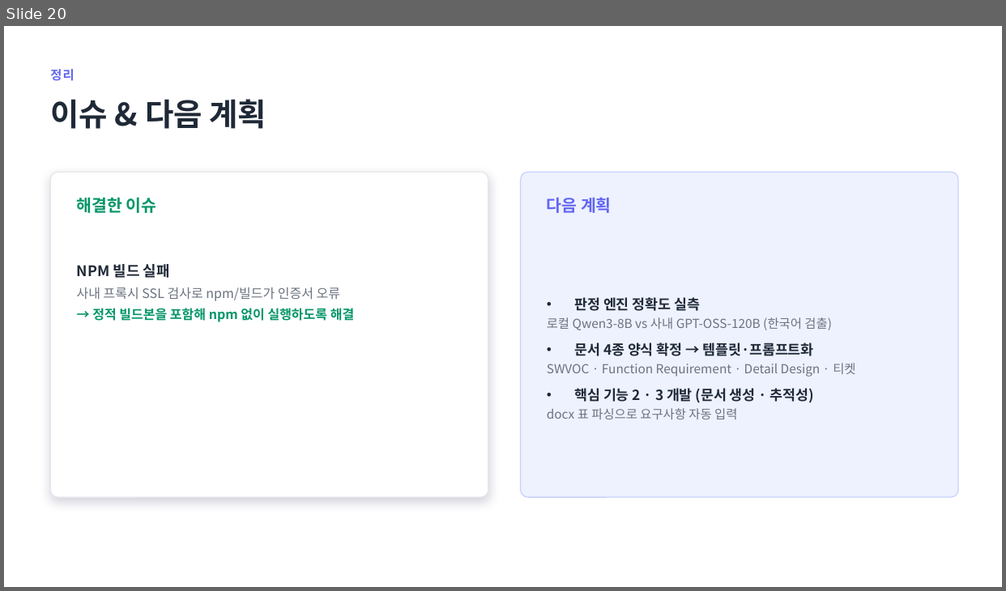
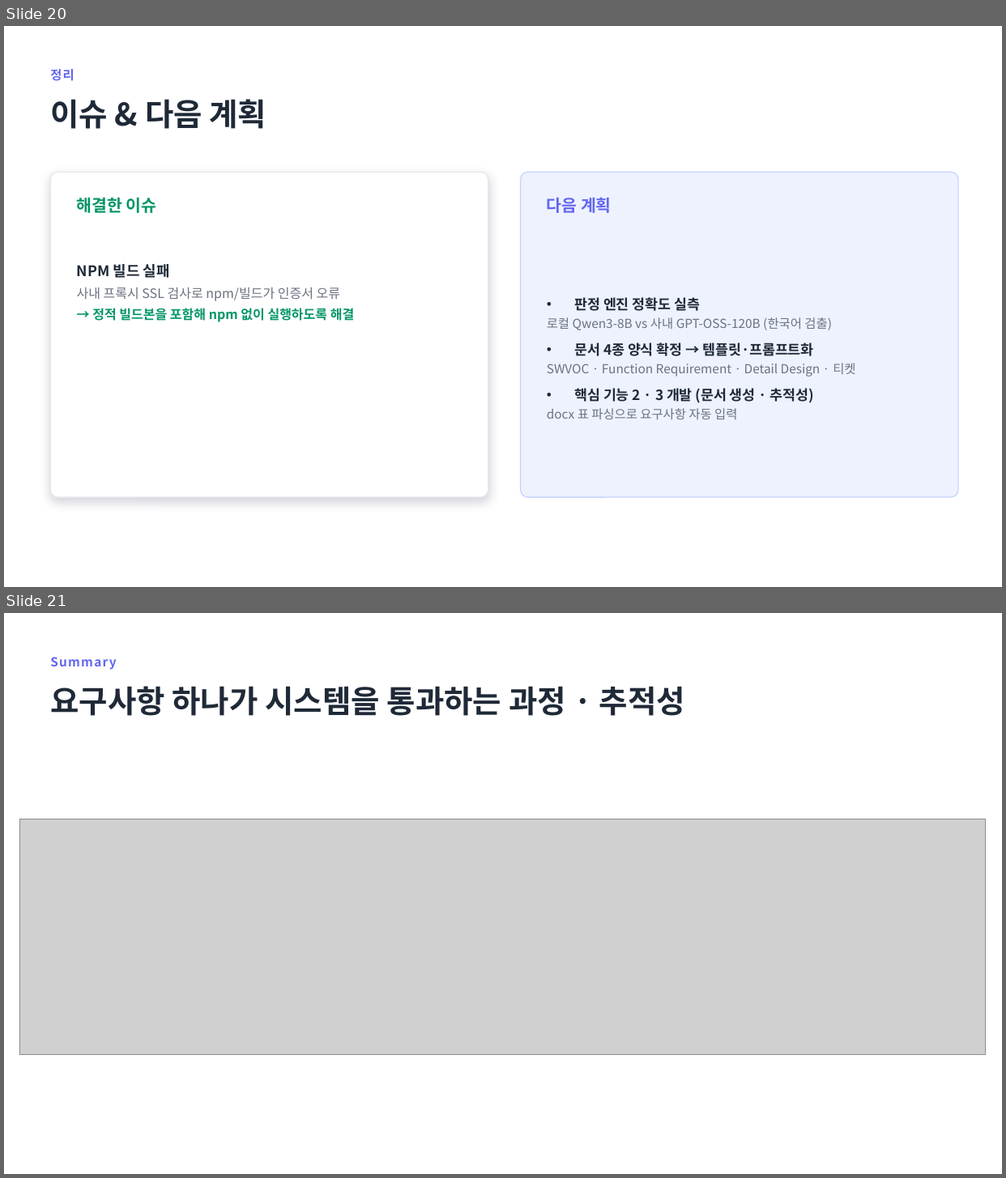
Before and after one commit to jihunhan98/semes-superrookie, a slide deck: docs/진행공유_요구사항자동화.pptx. Shown one above the other, each under a label of ours: slide 20 before the commit, slides 20 and 21 after it. The pictures are 1006x591 and 1006x1178 pixels, drawn with LibreOffice and Linux fonts; fonts in the diff are those of the drawing; grey boxes stand for pictures. Boxes give left, top, right and bottom in pixels: in the first picture for what was removed or moved away, otherwise in the second. Text is boxed around its words. In the diff, an @@ line names an element or a change of style, - is before the commit and + after.

```diff
--- a/docs/진행공유_요구사항자동화.pptx
+++ b/docs/진행공유_요구사항자동화.pptx
@@ slide 21 added at [4, 613, 1002, 1174], background #FFFFFF @@
@@ text added at [50, 657, 116, 670], 12 pt, text #6366F1, bold @@
+Summary
@@ text added at [50, 686, 685, 716], 30 pt, text #1F2937, bold @@
+요구사항 하나가 시스템을 통과하는 과정 · 추적성
@@ picture added at [19, 819, 986, 1054] @@
```
Also in this commit, not shown: 1 slide removed, 1 other file.
